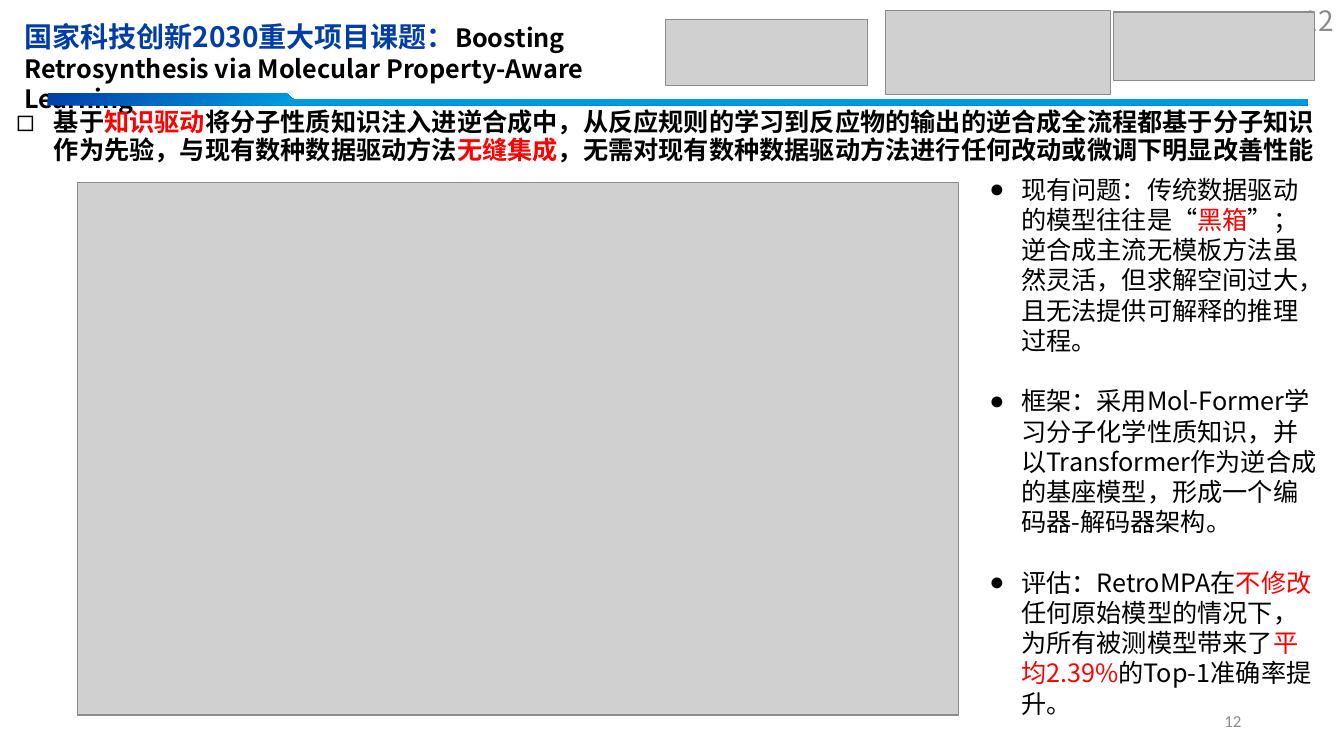
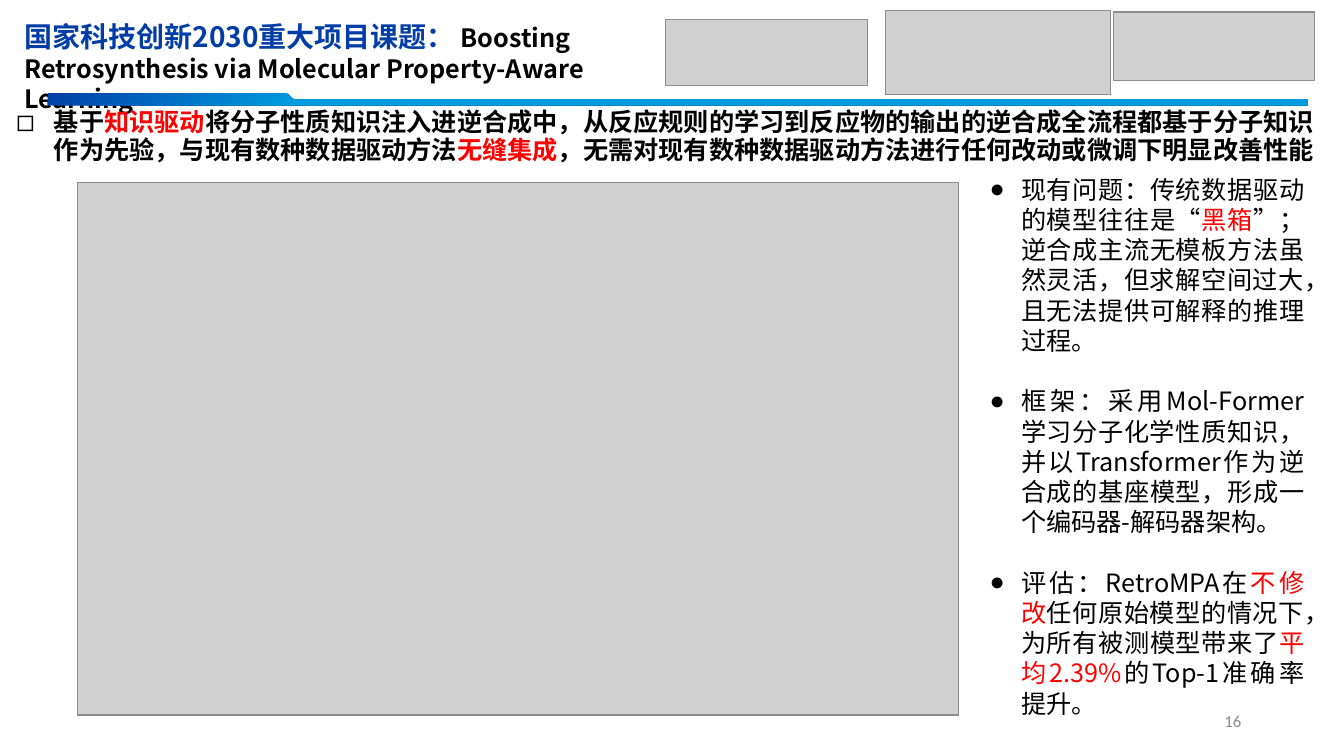
Before and after one commit to yzlbig/Picture-bed, a slide deck: slide 16 of 余志椋介绍 .pptx (slide 12 before the commit). Drawn at 1344x756 pixels with LibreOffice and Linux fonts; fonts in the diff are those of the drawing; grey boxes stand for pictures. Boxes give left, top, right and bottom in pixels: in the first picture for what was removed or moved away, otherwise in the second. Text is boxed around its words. In the diff, an @@ line names an element or a change of style, - is before the commit and + after.

```diff
--- a/余志椋介绍 .pptx
+++ b/余志椋介绍 .pptx
@@ text at box(24, 23, 583, 84): spaces changed @@
-国家科技创新2030重大项目课题：Boosting Retrosynthesis via Molecular Property-Aware Learning
+国家科技创新2030重大项目课题： Boosting Retrosynthesis via Molecular Property-Aware Learning
@@ page number removed at box(1303, 10, 1334, 39) @@
-12
@@ text "现有问题：传统数据驱动的模型往往是“黑箱”；逆合成主流无模板方法虽然灵活，但求解空间过大，且无法提供可解释的推理过程。" at box(1021, 177, 1329, 715): alignment left to justified @@
@@ page number at box(1224, 716, 1241, 727): text changed @@
-12
+16
```
Also in this commit, not shown: 13 other slides changed, 7 slides added.
